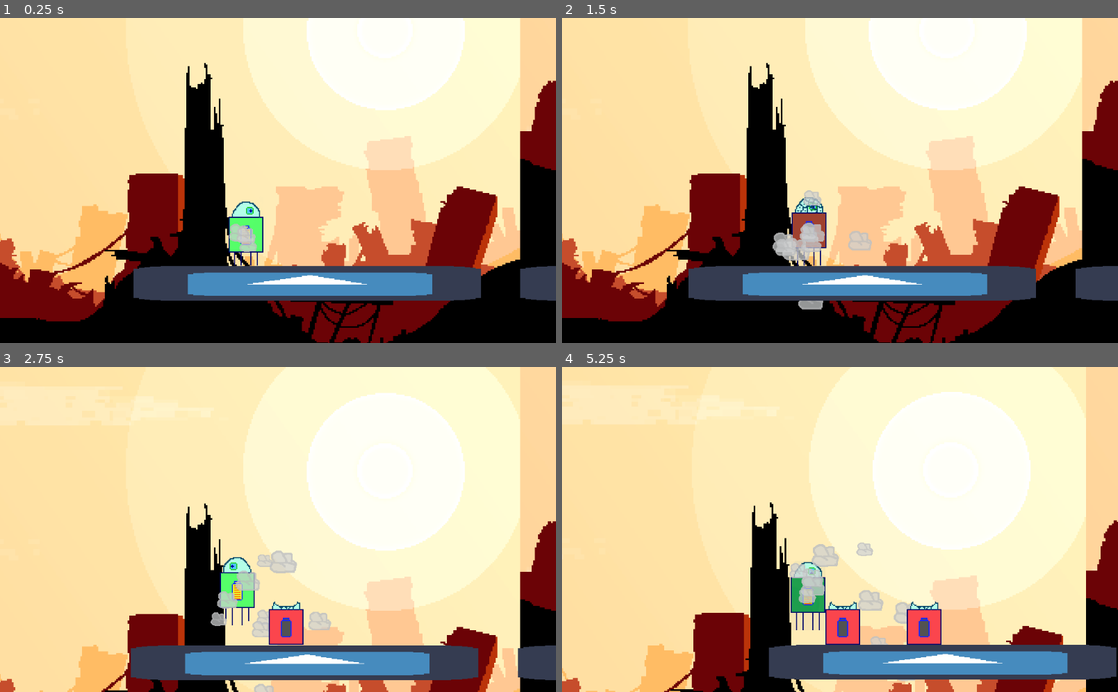
Above: before the commit, frames 1-4 (two rows, left to right).
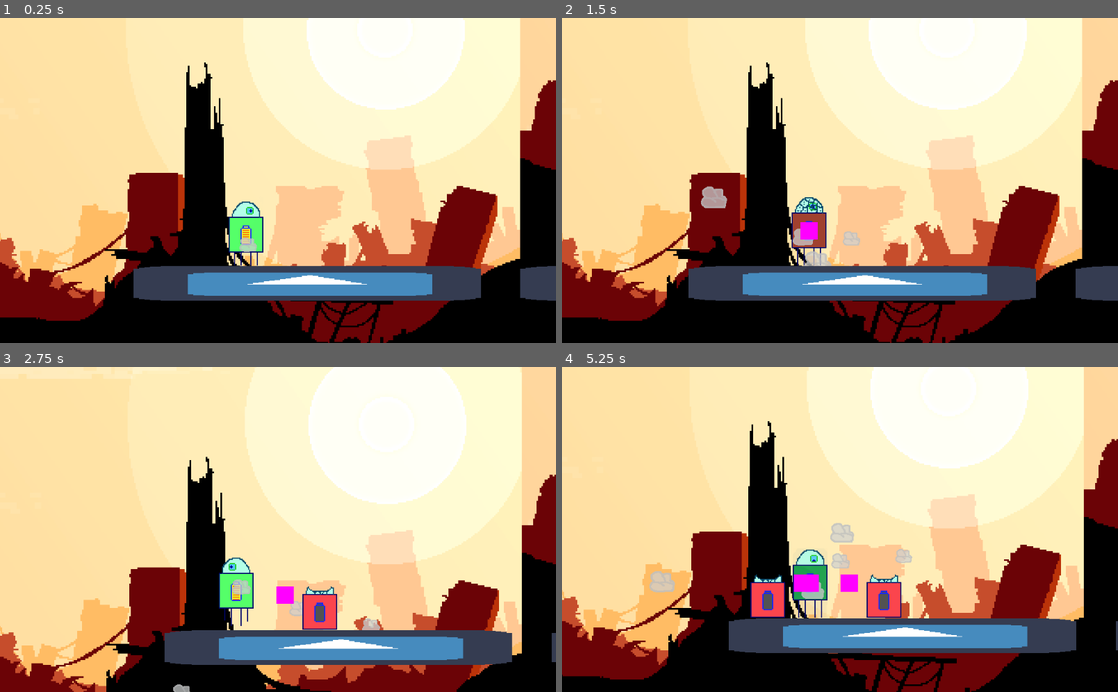
Above: after the commit, the same moments.

Repository: brisdalen/robot_puzzle
Game: Godot game, scene res://levels/root.tscn
Two runs of this game, one before a commit and one after it. Both use one fixed random seed, a clock stepped at 60 frames per second and the inputs below. The engine's default icon, where the game draws it, is replaced by a stand-in: a white triangle on a blue panel in a dark square.
Inputs:
- Up to frame 1 (0.25 s): no input
- Up to frame 2 (1.5 s): hold Right (ui_right) from 0.53 s (still down); tap D (keyboard_d) at 0.6, 1.35 s
- Up to frame 3 (2.75 s): release Right (ui_right) at 2.03 s; hold Left (ui_left) from 2.03 s (still down); tap D (keyboard_d) at 2.1 s
- Up to frame 4 (5.25 s): release Left (ui_left) at 2.78 s; hold Right (ui_right) 2.78-4.28 s; tap D (keyboard_d) every 0.75 s from 2.85 to 5.1 s; hold Left (ui_left) 4.28-5.03 s; hold Right (ui_right) from 5.03 s (still down)

The runs differ from the first frame. In frame 1, 1.3% of the frame differs, in the area x 0-100%, y 0-100%; in frame 2, 2.6%; in frame 3, 40%; in frame 4, 57%.

Commit message:
Added a add placeholder method that shows magenta sqaures. Trying to debug why the robots spawn in the wrong locations

Diff:
--- a/dead_player_container.gd
+++ b/dead_player_container.gd
@@ -1,8 +1,17 @@
 extends Node2D
 
 const DEAD_PLAYER = preload("res://dead_player.tscn")
+const PLACEHOLDER = preload("res://placeholder.tscn")
 
 func add_new_dead_child(position):
+	print("position passed - ", position)
 	var new = DEAD_PLAYER.instance()
+	add_child(new)
+	new.global_position = position
+	add_placeholder(position)
+
+func add_placeholder(position):
+	print("position passed - ", position)
+	var new = PLACEHOLDER.instance()
 	new.set_position(position)
 	add_child(new)
--- a/levels/root.tscn
+++ b/levels/root.tscn
@@ -37,4 +37,5 @@
 motion_mirroring = Vector2( 640, 0 )
 
 [node name="Sprite" type="Sprite" parent="ParallaxBackground/ParallaxLayer"]
+position = Vector2( 0, -0.333332 )
 texture = ExtResource( 5 )
--- /dev/null
+++ b/placeholder.tscn
@@ -0,0 +1,6 @@
+[gd_scene load_steps=2 format=2]
+
+[ext_resource path="res://magenta_square.png" type="Texture" id=1]
+
+[node name="placeholder" type="Sprite"]
+texture = ExtResource( 1 )
--- a/player.gd
+++ b/player.gd
@@ -17,10 +17,12 @@
 const DEFAULT_SMOOTHING_SPEED = 10.0
 onready var anim_player = get_node("AnimationPlayer")
 
+signal position_reset_finished(old_pos)
+
 # Called when the node enters the scene tree for the first time.
 func _ready():
 	anim_state = STATE.idle
-	spawn_location = self.position
+	spawn_location = self.global_position
 	anim_player.connect("animation_finished", self, "on_animation_finished")
 
 func on_animation_finished(anim_name):
@@ -108,7 +110,10 @@
 	anim_player.play("die")
 
 func reset_position():
+	print("reset_position() called")
 	anim_state = STATE.idle
+	var old_pos = self.global_position
 	position = spawn_location + Vector2(0, -70)
 	velocity = Vector2(0,0)
 	camera.smoothing_speed = DEFAULT_SMOOTHING_SPEED
+	emit_signal("position_reset_finished", old_pos)
--- a/player.tscn
+++ b/player.tscn
@@ -168,8 +168,8 @@
 smoothing_speed = 10.0
 
 [node name="CPUParticles2D" type="CPUParticles2D" parent="."]
-amount = 10
-lifetime = 3.67
+amount = 6
+lifetime = 7.0
 speed_scale = 3.44
 local_coords = false
 texture = ExtResource( 3 )
--- a/root.gd
+++ b/root.gd
@@ -2,12 +2,13 @@
 
 var player
 var container
-var old_pos
 var player_animator
 
 # Called when the node enters the scene tree for the first time.
 func _ready():
+	# Engine.set_time_scale(0.05)
 	player = get_node("player")
+	player.connect("position_reset_finished", self, "on_position_reset_finished")
 	player_animator = player.get_child(1)
 	player_animator.connect("animation_finished", self, "on_anim_finished")
 	player_animator.connect("animation_started", self, "on_anim_started")
@@ -15,13 +16,12 @@
 
 func on_anim_started(anim_name):
 	if(anim_name == "die"):
-		old_pos = player.position
-		print(old_pos)
+		print("old pos - ", player.global_position)
+		container.add_placeholder(player.global_position)
 
-func on_anim_finished(anim_name):
-	if(anim_name == "die"):
-		print(old_pos)
-		container.add_new_dead_child(old_pos)
+func on_position_reset_finished(old_pos):
+	print("position reset")
+	container.add_new_dead_child(old_pos)
 
 # Called every frame. 'delta' is the elapsed time since the previous frame.
 func _physics_process(delta):
Binary file added: magenta_square.png
Not shown, added: magenta_square.png.import
